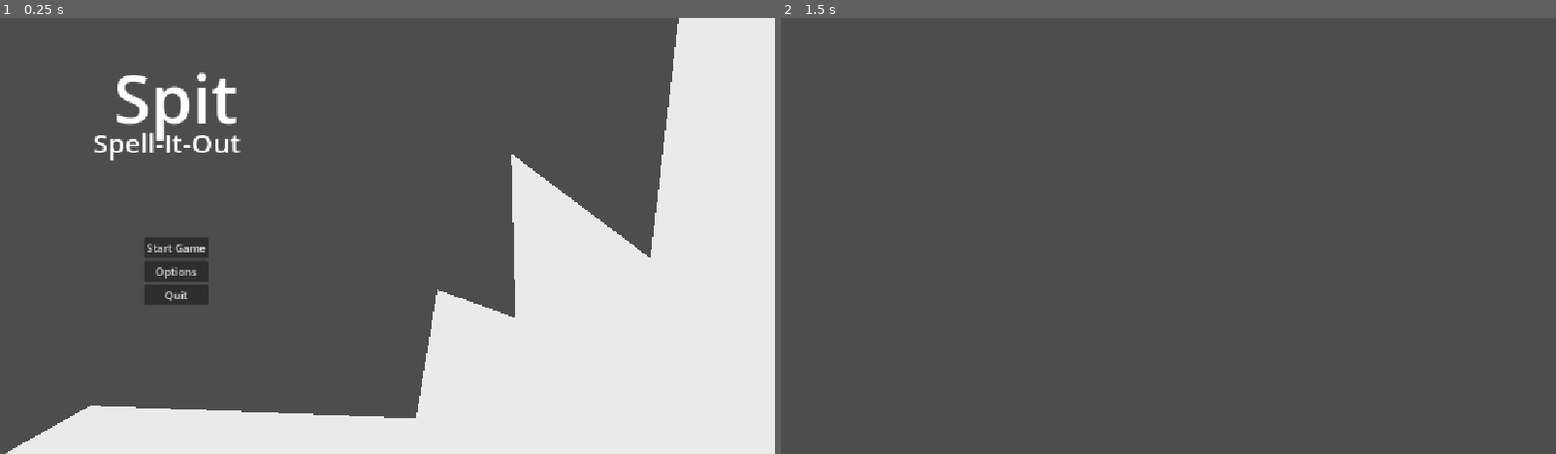
Above: before the commit, frames 1-2 (left to right).
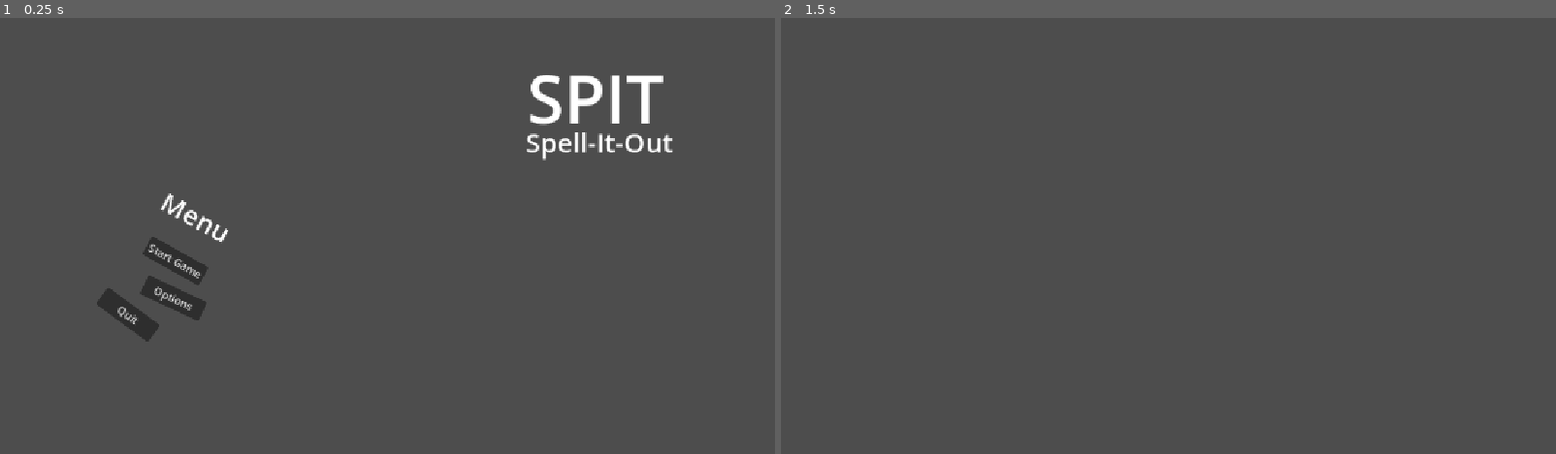
Above: after the commit, the same moments.

Repository: NiorsHaz/GMJ-Instase-2026
Game: Godot game, scene res://Scenes/UI/MainMenu.tscn
The game is run twice, just before and just after one commit, with the same random seed, the same clock (stepped at 60 frames per second) and the same inputs. The project has no main scene, so this scene is started directly.
Inputs (mouse positions are in pixels of both pictures, inside the frame that each line leads up to):
- Up to frame 1 (0.25 s): no input
- Up to frame 2 (1.5 s): click "Options" at 0.5 s; tap Enter (ui_accept) at 1.25 s; move the mouse to (1339, 214) at 1.27 s; hold Right (ui_right) from 1.28 s (still down); tap E at 1.35 s; click (1339, 214) at 1.42 s

The runs differ from the first frame. In frame 1, 38% of the frame differs, in the area x 0-100%, y 0-100%; in frame 2, nothing differs.

Commit message:
Update MainMenu.tscn

Diff:
--- a/Scenes/UI/MainMenu.tscn
+++ b/Scenes/UI/MainMenu.tscn
@@ -21,46 +21,64 @@
 grow_horizontal = 2
 grow_vertical = 2
 
-[node name="VBoxContainer" type="VBoxContainer" parent="Button_manager" unique_id=45623797]
+[node name="Start" type="Button" parent="Button_manager" unique_id=1171873685]
 layout_mode = 0
-offset_left = 215.0
-offset_top = 326.0
-offset_right = 311.0
-offset_bottom = 427.0
-
-[node name="Start" type="Button" parent="Button_manager/VBoxContainer" unique_id=1171873685]
-layout_mode = 2
+offset_left = 227.36533
+offset_top = 323.99997
+offset_right = 323.36533
+offset_bottom = 354.99997
+rotation = 0.5087653
 text = "Start Game"
 
-[node name="Options" type="Button" parent="Button_manager/VBoxContainer" unique_id=1194674527]
-layout_mode = 2
+[node name="Options" type="Button" parent="Button_manager" unique_id=1194674527]
+layout_mode = 0
+offset_left = 222.0
+offset_top = 382.0
+offset_right = 318.0
+offset_bottom = 413.0
+rotation = 0.4368505
 text = "Options"
 
-[node name="Quit" type="Button" parent="Button_manager/VBoxContainer" unique_id=777942324]
-layout_mode = 2
+[node name="Quit" type="Button" parent="Button_manager" unique_id=777942324]
+layout_mode = 0
+offset_left = 162.0
+offset_top = 399.99997
+offset_right = 258.0
+offset_bottom = 430.99997
+rotation = 0.6340725
 text = "Quit"
 
 [node name="Polygon2D" type="Polygon2D" parent="." unique_id=1292778]
+visible = false
 position = Vector2(-20, 667)
 color = Color(0.91954255, 0.9195426, 0.91954255, 1)
 polygon = PackedVector2Array(-8, 1, 156, -91, 639, -72, 671, -263, 787, -221, 781, -465, 987, -310, 1032, -693, 1301, -667, 1250, 9)
 
-[node name="Label" type="Label" parent="." unique_id=1604858676]
-offset_left = 170.0
+[node name="Title" type="Label" parent="." unique_id=1604858676]
+offset_left = 784.0
 offset_top = 50.0
-offset_right = 355.0
+offset_right = 987.0
 offset_bottom = 187.0
-text = "Spit"
+text = "SPIT"
 label_settings = SubResource("LabelSettings_bh75y")
 
-[node name="Label2" type="Label" parent="." unique_id=1921958961]
-offset_left = 140.0
-offset_top = 158.0
-offset_right = 359.0
-offset_bottom = 213.0
+[node name="Fanalavana" type="Label" parent="." unique_id=1921958961]
+offset_left = 782.0
+offset_top = 157.0
+offset_right = 1001.0
+offset_bottom = 212.0
 text = "Spell-It-Out"
 label_settings = SubResource("LabelSettings_370kx")
 
-[connection signal="pressed" from="Button_manager/VBoxContainer/Start" to="." method="_on_start_pressed"]
-[connection signal="pressed" from="Button_manager/VBoxContainer/Options" to="." method="_on_options_pressed"]
-[connection signal="pressed" from="Button_manager/VBoxContainer/Quit" to="." method="_on_quit_pressed"]
+[node name="Label3" type="Label" parent="." unique_id=1728179168]
+offset_left = 257.3653
+offset_top = 245.0
+offset_right = 476.3653
+offset_bottom = 300.0
+rotation = 0.5030425
+text = "Menu"
+label_settings = SubResource("LabelSettings_370kx")
+
+[connection signal="pressed" from="Button_manager/Start" to="." method="_on_start_pressed"]
+[connection signal="pressed" from="Button_manager/Options" to="." method="_on_options_pressed"]
+[connection signal="pressed" from="Button_manager/Quit" to="." method="_on_quit_pressed"]
